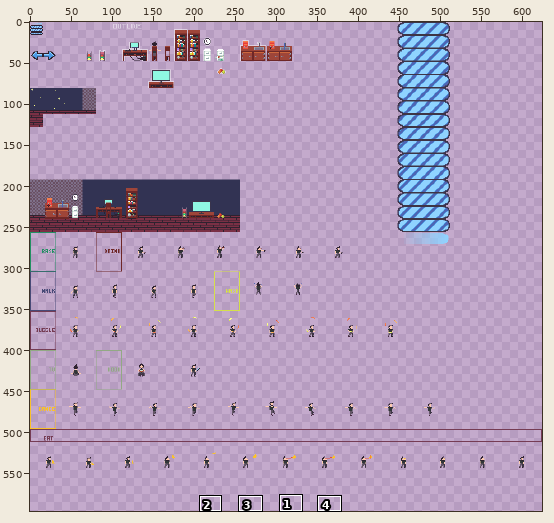
Sprite sheet: res/textures/textures.png. The first picture is a wide view before the edit; the outline marks the close-up.
Close-up. Before the edit:
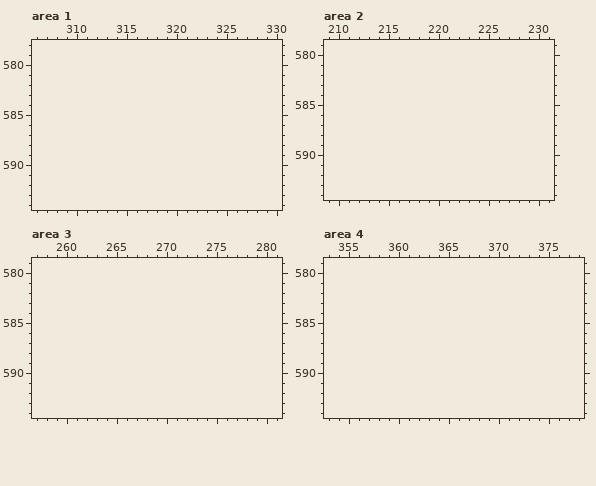
The file is 624x560 pixels. Pixels under 10% opacity are left out. Colours within 5 levels of each other are drawn and written as one. Shown: area 1: x 306..330, y 578..594; area 2: x 209..231, y 579..594; area 3: x 257..281, y 579..594; area 4: x 353..378, y 579..594. The old version is drawn lined up with the new one, on the new canvas. The wide view leaves out empty margins. The commit also changed other parts of the picture, which this record leaves out.
Palette (. is transparent): 
Once edited:
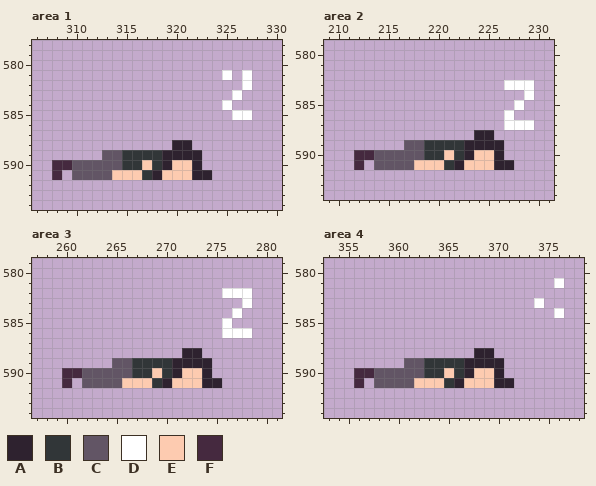
Colours new in this view: A #2e222f  B #313638  C #625565  D #ffffff  E #fdcbb0  F #45293f
Diff:
canvas 624x560 -> 624x608
Area 1:
The author put colour A in row 588 at x 320 to 321; in row 589 at x 319 to 322; in row 590 at x 319 and 322; in row 591 at x 318 and 322 to 323.
The author put colour B in row 589 at x 315 to 318; in row 590 at x 315 to 316 and 318; in row 591 at x 317.
The author put colour C in row 589 at x 313 to 314; in row 590 at x 310 to 314; in row 591 at x 310 to 313.
The author put colour D in row 581 at x 325 and 327; in row 582 at x 327; in row 583 at x 326; in row 584 at x 325; in row 585 at x 326 to 327.
The author put colour E in row 590 at x 317 and 320 to 321; in row 591 at x 314 to 316 and 319 to 321.
The author put colour F in row 590 at x 308 to 309; in row 591 at x 308.
Area 2:
The author put colour A in row 588 at x 224 to 225; in row 589 at x 223 to 226; in row 590 at x 223 and 226; in row 591 at x 222 and 226 to 227.
The author put colour B in row 589 at x 219 to 222; in row 590 at x 219 to 220 and 222; in row 591 at x 221.
The author put colour C in row 589 at x 217 to 218; in row 590 at x 214 to 218; in row 591 at x 214 to 217.
The author put colour D in row 583 at x 227 to 229; in row 584 at x 229; in row 585 at x 228; in row 586 at x 227; in row 587 at x 227 to 229.
The author put colour E in row 590 at x 221 and 224 to 225; in row 591 at x 218 to 220 and 223 to 225.
The author put colour F in row 590 at x 212 to 213; in row 591 at x 212.
Area 3:
The author put colour A in row 588 at x 272 to 273; in row 589 at x 271 to 274; in row 590 at x 271 and 274; in row 591 at x 270 and 274 to 275.
The author put colour B in row 589 at x 267 to 270; in row 590 at x 267 to 268 and 270; in row 591 at x 269.
The author put colour C in row 589 at x 265 to 266; in row 590 at x 262 to 266; in row 591 at x 262 to 265.
The author put colour D in row 582 at x 276 to 278; in row 583 at x 278; in row 584 at x 277; in row 585 at x 276; in row 586 at x 276 to 278.
The author put colour E in row 590 at x 269 and 272 to 273; in row 591 at x 266 to 268 and 271 to 273.
The author put colour F in row 590 at x 260 to 261; in row 591 at x 260.
Area 4:
The author put colour A in row 588 at x 368 to 369; in row 589 at x 367 to 370; in row 590 at x 367 and 370; in row 591 at x 366 and 370 to 371.
The author put colour B in row 589 at x 363 to 366; in row 590 at x 363 to 364 and 366; in row 591 at x 365.
The author put colour C in row 589 at x 361 to 362; in row 590 at x 358 to 362; in row 591 at x 358 to 361.
The author put colour D in row 581 at x 376; in row 583 at x 374; in row 584 at x 376.
The author put colour E in row 590 at x 365 and 368 to 369; in row 591 at x 362 to 364 and 367 to 369.
The author put colour F in row 590 at x 356 to 357; in row 591 at x 356.
